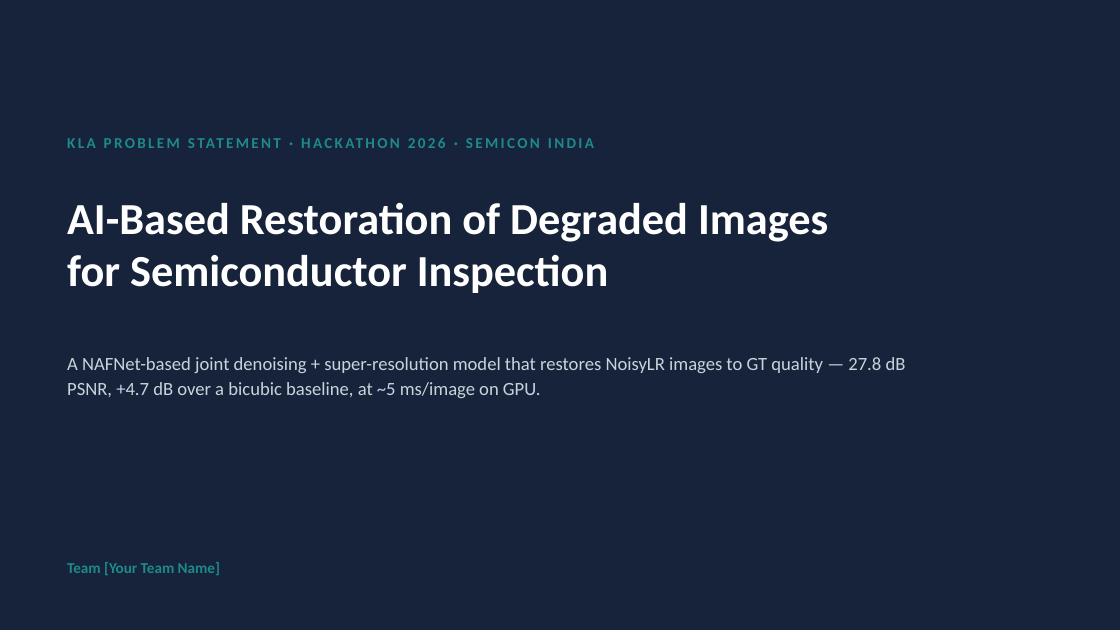
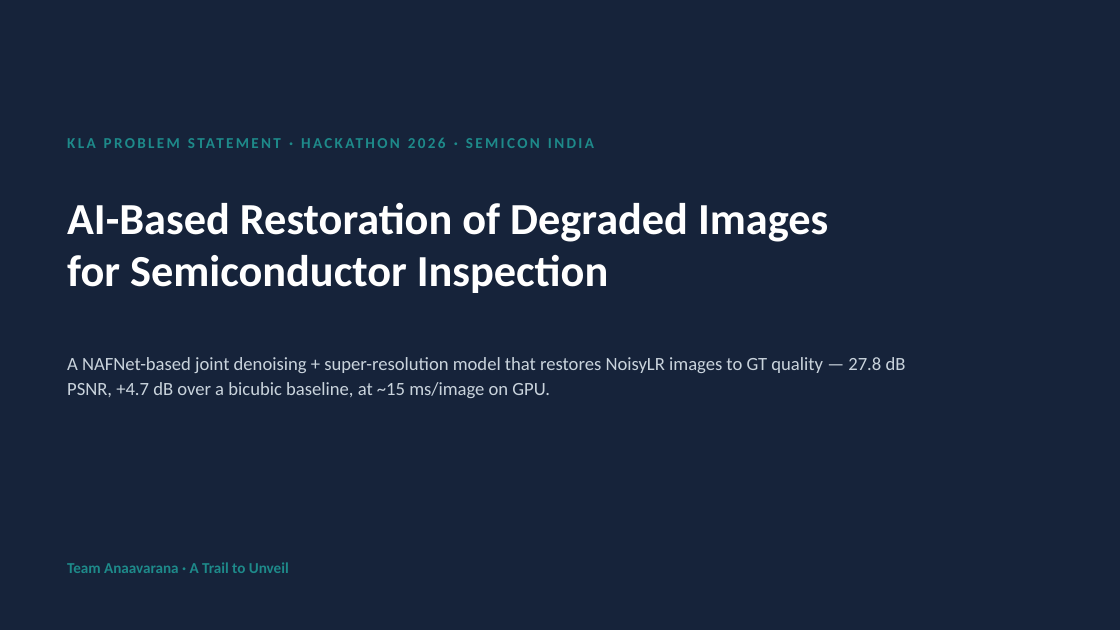
Before and after one commit to Nag123-tel/kla-restoration, a slide deck: slide 1 of solution_presentation.pptx. Drawn at 1120x630 pixels with LibreOffice and Linux fonts; fonts in the diff are those of the drawing. Boxes give left, top, right and bottom in pixels: in the first picture for what was removed or moved away, otherwise in the second. Text is boxed around its words. In the diff, an @@ line names an element or a change of style, - is before the commit and + after.

```diff
--- a/solution_presentation.pptx
+++ b/solution_presentation.pptx
@@ text at (x1=67, y1=357, x2=906, y2=398): text changed @@
-A NAFNet-based joint denoising + super-resolution model that restores NoisyLR images to GT quality — 27.8 dB PSNR, +4.7 dB over a bicubic baseline, at ~5 ms/image on GPU.
+A NAFNet-based joint denoising + super-resolution model that restores NoisyLR images to GT quality — 27.8 dB PSNR, +4.7 dB over a bicubic baseline, at ~15 ms/image on GPU.
@@ text at (x1=67, y1=562, x2=289, y2=573): text changed @@
-Team [Your Team Name]
+Team Anaavarana · A Trail to Unveil
```
Also in this commit, not shown: 3 other slides changed.
